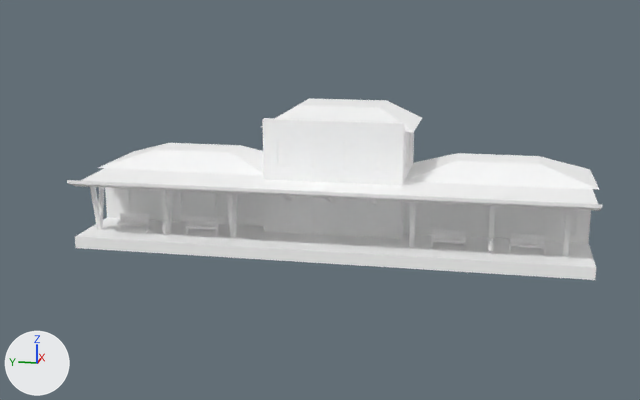
Two versions of the glTF model Assets/TrainStation.glb, one commit apart.
Rendered twice from a camera (50 mm lens) standing at (-151.3, 0.5, 41.1) and looking at (-13.3, 28.1, 6.6). The axes (+X, +Y, +Z) are drawn at lower left. The lights are the same throughout. Where no turn or scale is listed for an object, it has been applied to the vertices. Vertices at the same position are counted once.

Objects in the first picture: 'LeftTrainStation', 'MiddleTrainStation', 'Pole', 'Pole.001', 'Pole.002', 'Pole.003', 'Pole.005', 'Pole.008', 'RightTrainStation', 'TrainStationChair', 'TrainStationChair.001', 'TrainStationChair.002', 'TrainStationChair.003', 'TrainStationGround'.
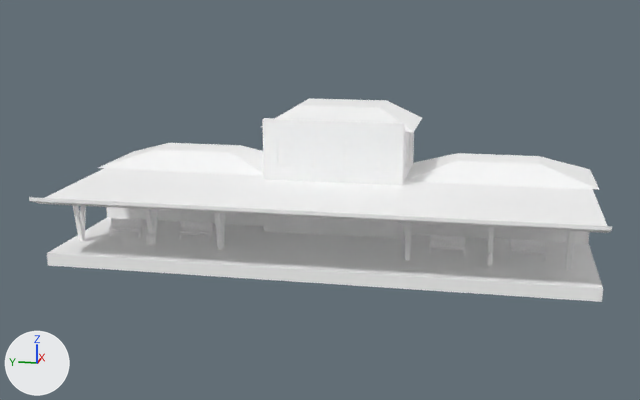
Pixel boxes (x1, y1, x2, y2) of what changed, in the pictures (640 x 400 px):
'BuildingTrainStation', added
    after: (29, 98, 612, 244)
'TrainStationGround', reshaped (7% wider, 35% taller)
    before: (75, 218, 596, 280)
    after: (47, 218, 603, 302)
'MiddleTrainStation', deleted
    before: (246, 98, 422, 239)
'LeftTrainStation', deleted
    before: (395, 153, 602, 244)
'RightTrainStation', deleted
    before: (67, 143, 264, 226)
'Pole.008', moved
    before: (90, 187, 104, 230)
    after: (73, 205, 86, 241)
'TrainStationChair', moved
    before: (509, 234, 545, 255)
    after: (510, 239, 546, 261)
'TrainStationChair.001', moved
    before: (431, 229, 466, 250)
    after: (429, 235, 465, 257)
'TrainStationChair.002', moved
    before: (185, 217, 218, 236)
    after: (178, 222, 212, 242)
'TrainStationChair.003', moved
    before: (117, 213, 150, 232)
    after: (109, 218, 142, 238)
'Pole', moved
    before: (563, 209, 572, 256)
    after: (566, 231, 575, 270)
'Pole.002', moved
    before: (409, 202, 416, 248)
    after: (405, 222, 412, 261)
'Pole.001', moved
    before: (489, 206, 495, 252)
    after: (488, 227, 494, 265)
'Pole.005', deleted
    before: (282, 196, 292, 200)
'Pole.003', deleted
    before: (325, 198, 333, 202)
'Pole.004', deleted
    before: (370, 200, 377, 204)

Diff of the bpy script that builds the scene:
```diff
--- a/Assets/TrainStation.glb.py
+++ b/Assets/TrainStation.glb.py
@@ me_cube_017 @@
 me_cube_017.from_pydata(...)  # 32 vertices, 38 faces; spans x -6.8..5.8, y -38.2..45.2, z -2.0..0.0
 # used by ob_trainstationground; location = (-13.3, 23.2, 0.0)
+# me_cube_017 part 1: all 12 vertices in x -6.8, y -38.2..45.2, z -2.0..0.0 are moved by (-9.5, 0.0, 0.0)
 me_cube_017.materials.append(mat_trainstationmaterial)
@@ me_cube_034_1 @@
+me_cube_034_1.from_pydata(...)  # 336 vertices, 626 faces; spans x -30.0..12.3, y -69.6..16.1, z -8.2..14.6
+me_cube_034_1.materials.append(mat_trainstationmaterial)  # white #ffffff
@@ ob_lefttrainstation @@
-ob_lefttrainstation = bpy.data.objects.new('LeftTrainStation', me_cube_001)
-ob_lefttrainstation.location = (0.0, 0.0, 0.0)
@@ ob_middletrainstation @@
-ob_middletrainstation = bpy.data.objects.new('MiddleTrainStation', me_cube_006)
-ob_middletrainstation.location = (-3.5, 26.6, 10.0)
@@ ob_righttrainstation @@
-ob_righttrainstation = bpy.data.objects.new('RightTrainStation', me_cube_034)
-ob_righttrainstation.location = (-3.5, 53.5, 6.2)
@@ ob_pole_003 @@
-ob_pole_003 = bpy.data.objects.new('Pole.003', me_cube)
-ob_pole_003.location = (-13.0, 26.9, 7.0)
@@ ob_pole_004 @@
-ob_pole_004 = bpy.data.objects.new('Pole.004', me_cube_032)
-ob_pole_004.location = (-13.0, 19.5, 7.0)
@@ ob_pole_005 @@
-ob_pole_005 = bpy.data.objects.new('Pole.005', me_cube_033)
-ob_pole_005.location = (-13.0, 33.9, 7.0)
@@ ob_trainstationchair @@
 ob_trainstationchair = bpy.data.objects.new('TrainStationChair', me_cube_014_cube_015)
-ob_trainstationchair.location = (-14.5, -5.1, 1.3)
+ob_trainstationchair.location = (-17.9, -5.1, 1.3)
@@ ob_trainstationchair_001 @@
 ob_trainstationchair_001 = bpy.data.objects.new('TrainStationChair.001', me_cube_014_cube_001)
-ob_trainstationchair_001.location = (-14.5, 7.1, 1.3)
+ob_trainstationchair_001.location = (-17.9, 7.1, 1.3)
@@ ob_trainstationchair_002 @@
 ob_trainstationchair_002 = bpy.data.objects.new('TrainStationChair.002', me_cube_014_cube_002)
-ob_trainstationchair_002.location = (-14.5, 48.0, 1.3)
+ob_trainstationchair_002.location = (-17.9, 48.0, 1.3)
@@ ob_trainstationchair_003 @@
 ob_trainstationchair_003 = bpy.data.objects.new('TrainStationChair.003', me_cube_014_cube_003)
-ob_trainstationchair_003.location = (-14.5, 60.1, 1.3)
+ob_trainstationchair_003.location = (-17.9, 60.1, 1.3)
@@ ob_pole @@
 ob_pole = bpy.data.objects.new('Pole', me_cube_003)
-ob_pole.location = (-15.0, -10.8, 0.0)
+ob_pole.location = (-21.9, -10.8, 0.0)
@@ ob_pole_001 @@
 ob_pole_001 = bpy.data.objects.new('Pole.001', me_cube_009)
-ob_pole_001.location = (-15.0, 0.6, 0.0)
+ob_pole_001.location = (-21.9, 0.6, 0.0)
@@ ob_pole_002 @@
 ob_pole_002 = bpy.data.objects.new('Pole.002', me_cube_010)
-ob_pole_002.location = (-15.0, 12.9, 0.0)
+ob_pole_002.location = (-21.9, 12.9, 0.0)
@@ ob_pole_008 @@
 ob_pole_008 = bpy.data.objects.new('Pole.008', me_cube_037)
-ob_pole_008.location = (-15.0, 66.2, 0.0)
+ob_pole_008.location = (-21.9, 66.2, 0.0)
@@ ob_buildingtrainstation @@
+ob_buildingtrainstation = bpy.data.objects.new('BuildingTrainStation', me_cube_034_1)
+ob_buildingtrainstation.location = (-3.5, 53.5, 6.2)
```
